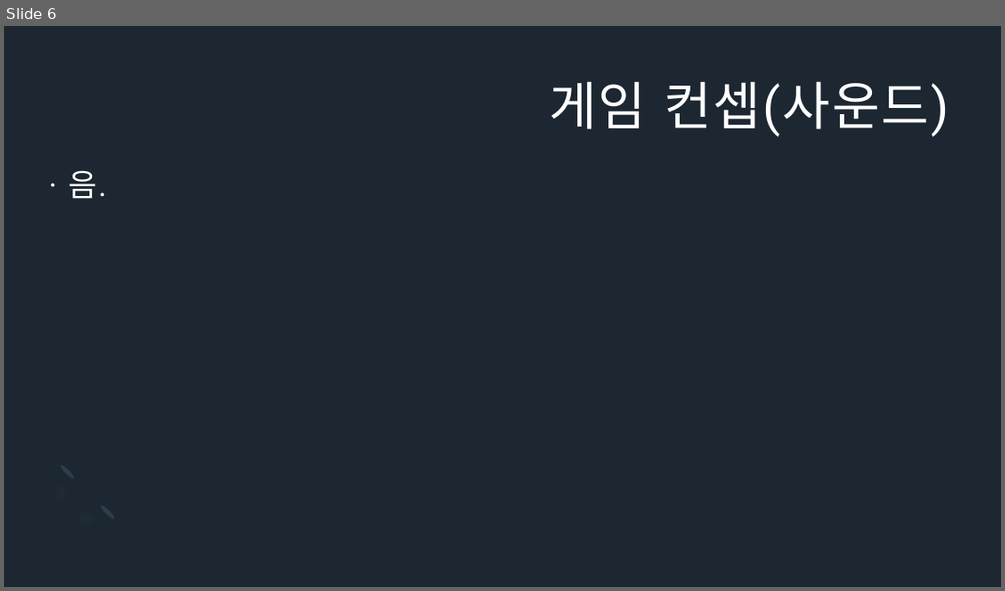
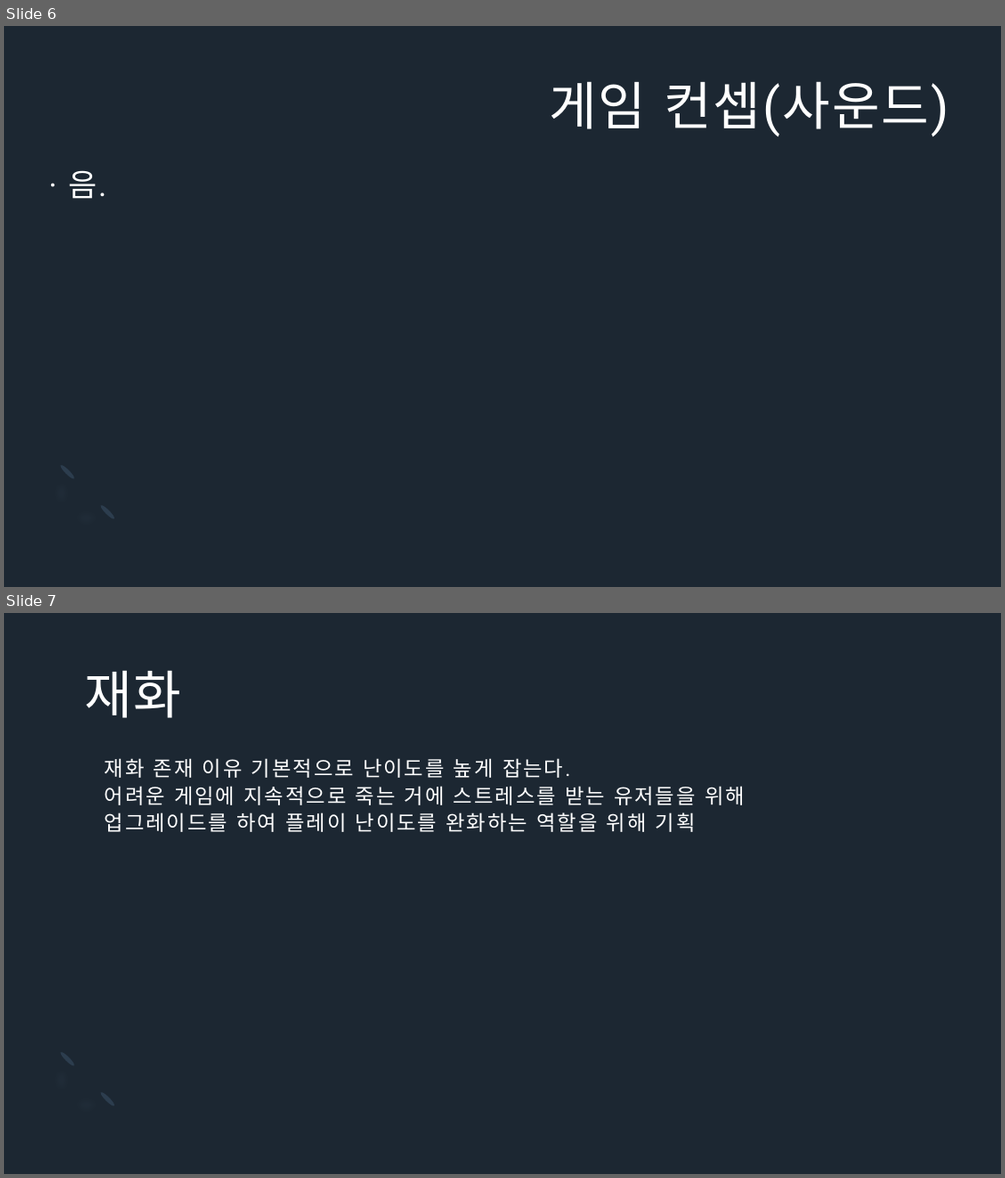
Before and after one commit to Icloy/2D_Roguelike, a slide deck: 기획서.pptx. Shown one above the other, each under a label of ours: slide 6 before the commit, slides 6 and 7 after it. The pictures are 1005x591 and 1005x1178 pixels, drawn with LibreOffice and Linux fonts; fonts in the diff are those of the drawing. Boxes give left, top, right and bottom in pixels: in the first picture for what was removed or moved away, otherwise in the second. Text is boxed around its words. In the diff, an @@ line names an element or a change of style, - is before the commit and + after.

Commit message:
기획서

```diff
--- a/기획서.pptx
+++ b/기획서.pptx
@@ slide 7 added at box(4, 613, 1001, 1174), background #1C2732; not listed: 3 template elements that a slide beside it also shows @@
@@ text added at box(84, 670, 181, 718), 50 pt, text #FFFFFF @@
+재화
@@ title added at box(105, 758, 744, 832), 20 pt, text #FFFFFF @@
+재화 존재 이유 기본적으로 난이도를 높게 잡는다.
+어려운 게임에 지속적으로 죽는 거에 스트레스를 받는 유저들을 위해
+업그레이드를 하여 플레이 난이도를 완화하는 역할을 위해 기획
```
Also in this commit, not shown: 2 slides changed, 1 other slide added, 1 other file.
